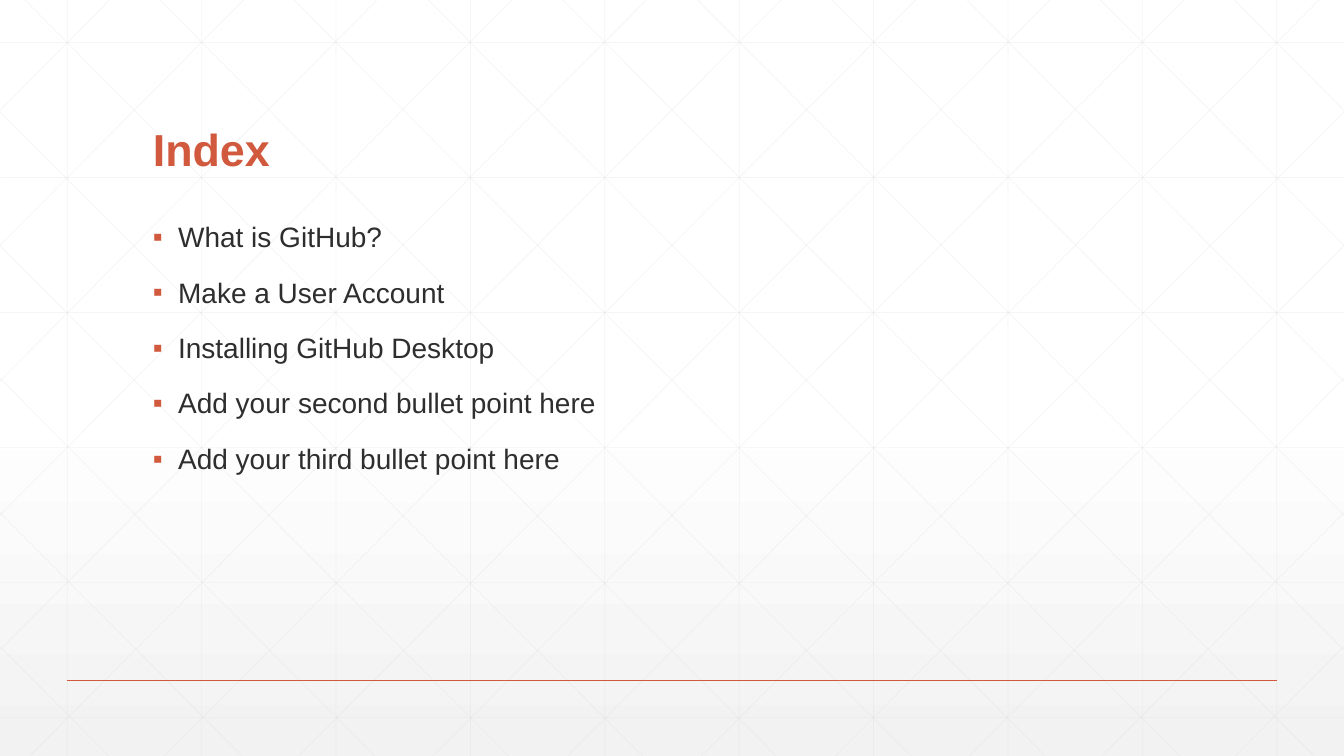
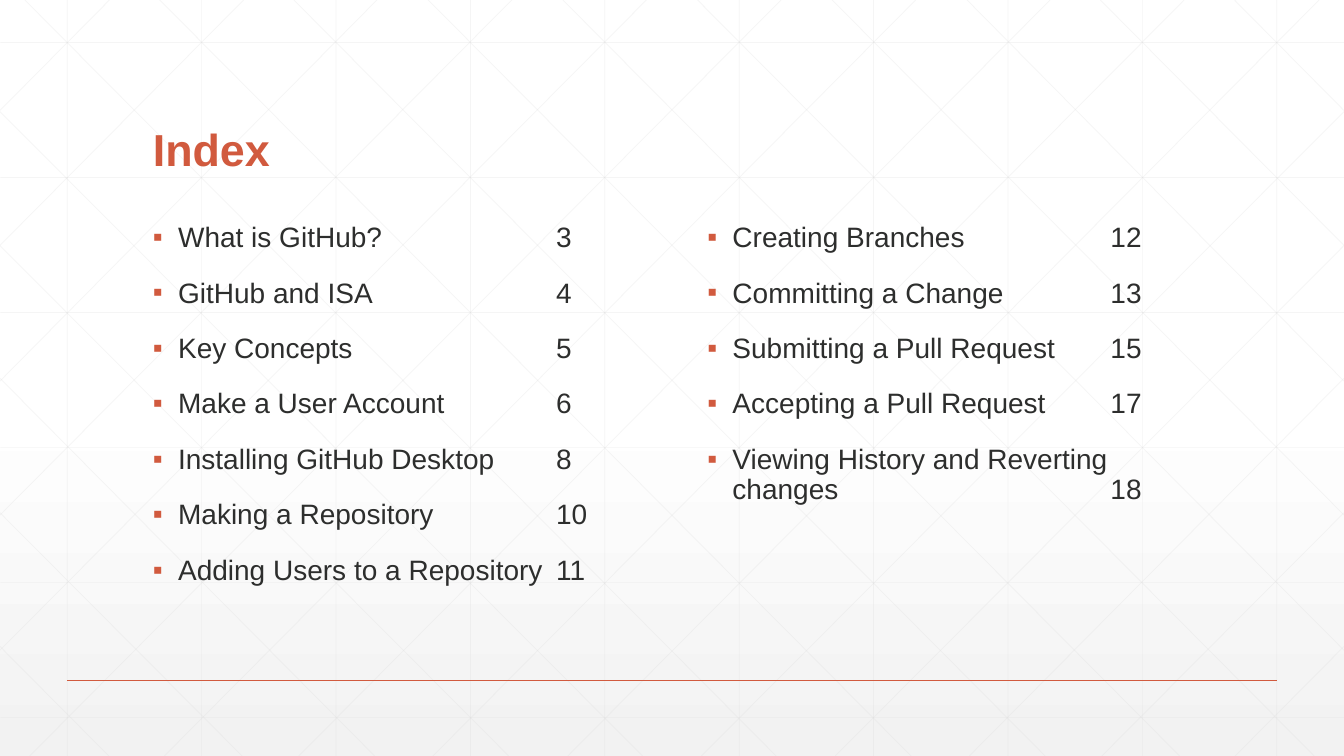
Before and after one commit to StevenRunck/GitHub-Pres, a slide deck: slide 2 of Github.pptx. Drawn at 1344x756 pixels with LibreOffice and Linux fonts; fonts in the diff are those of the drawing. Boxes give left, top, right and bottom in pixels: in the first picture for what was removed or moved away, otherwise in the second. Text is boxed around its words. In the diff, an @@ line names an element or a change of style, - is before the commit and + after.

```diff
--- a/Github.pptx
+++ b/Github.pptx
@@ text at [178, 226, 587, 585]: text changed @@
-▪ What is GitHub?
-▪ Make a User Account
-▪ Installing GitHub Desktop
-▪ Add your second bullet point here
-▪ Add your third bullet point here
+▪ What is GitHub? 3
+▪ GitHub and ISA 4
+▪ Key Concepts 5
+▪ Make a User Account 6
+▪ Installing GitHub Desktop 8
+▪ Making a Repository 10
+▪ Adding Users to a Repository 11
@@ text added at [732, 226, 1141, 504], 20 pt, text #2D2E2D @@
+▪ Creating Branches 12
+▪ Committing a Change 13
+▪ Submitting a Pull Request 15
+▪ Accepting a Pull Request 17
+▪ Viewing History and Reverting changes 18
```
Also in this commit, not shown: 2 other slides changed, 4 slides added, 2 other files.
